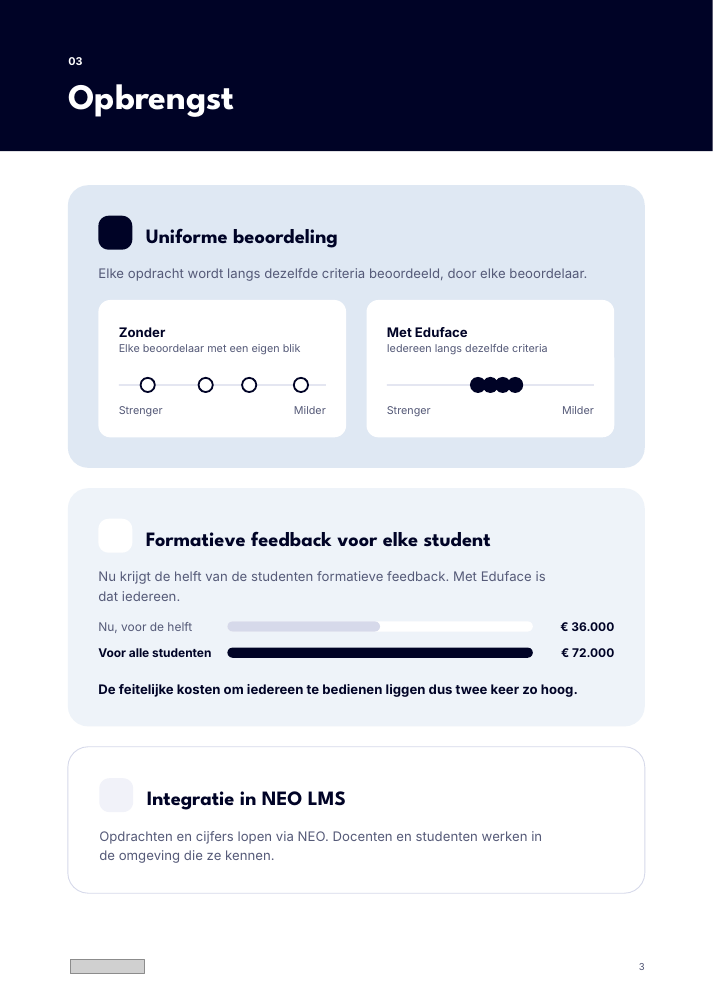
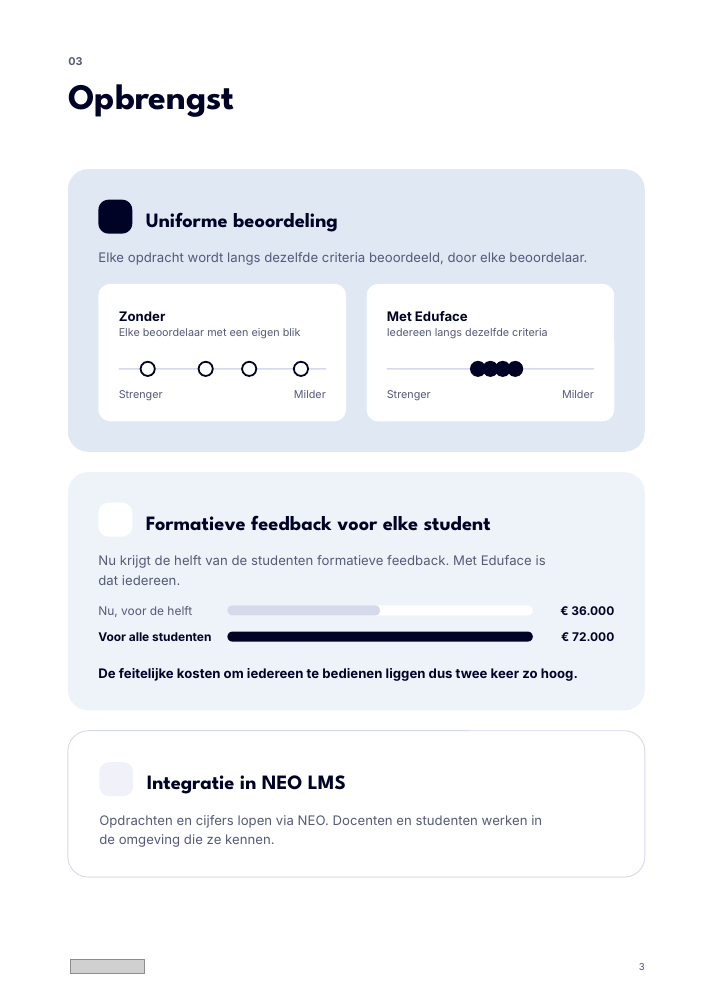
Before and after one commit to Dante-Eduface/Claude, a slide deck: slide 3 of Design/Concepts/document/eduface-document-bewerkbaar.pptx. Drawn at 713x1008 pixels with LibreOffice and Linux fonts; fonts in the diff are those of the drawing; grey boxes stand for pictures; background and template pictures are left out. Boxes give left, top, right and bottom in pixels: in the first picture for what was removed or moved away, otherwise in the second. Text is boxed around its words. In the diff, an @@ line names an element or a change of style, - is before the commit and + after.

```diff
--- a/Design/Concepts/document/eduface-document-bewerkbaar.pptx
+++ b/Design/Concepts/document/eduface-document-bewerkbaar.pptx
@@ rectangle removed at <box>0,0,713,152</box> @@
@@ text "03" at <box>68,57,82,65</box>: text colour #FFFFFF to #555A78 @@
@@ text "Opbrengst" at <box>68,84,235,117</box>: text colour #FFFFFF to #000326 @@
@@ 19 texts, 10 rounded rectangles, 8 ellipses, 2 rectangles: place and size @@
-19 texts, 10 rounded rectangles, 8 ellipses, 2 rectangles at <box>68,185,645,894</box>
+19 texts, 10 rounded rectangles, 8 ellipses, 2 rectangles at <box>68,169,645,878</box>
```
Also in this commit, not shown: 2 other slides changed, 7 other files.
